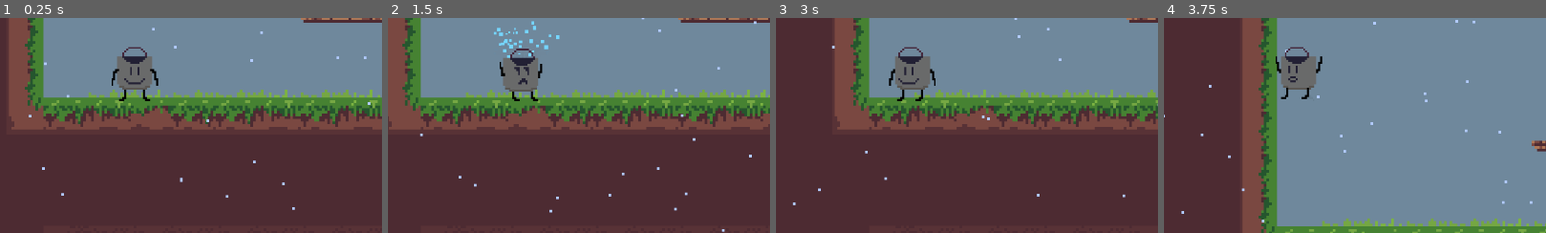
Above: before the commit, frames 1-4 (left to right).
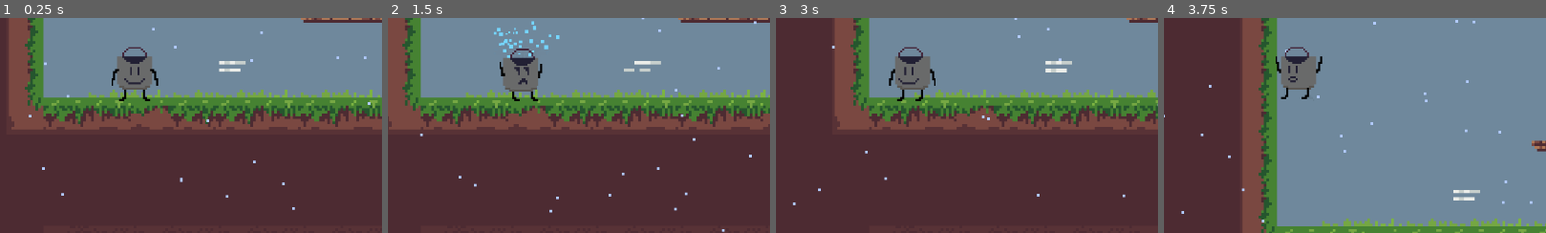
Above: after the commit, the same moments.

Repository: nsriv531/GWJ58
Game: Godot game, scene res://Scene/Level2.tscn
The game is run twice, just before and just after one commit, with the same random seed, the same clock (stepped at 60 frames per second) and the same inputs.
Inputs:
- Up to frame 1 (0.25 s): no input
- Up to frame 2 (1.5 s): hold D (right) from 0.53 s (still down); tap Space (dump) at 0.6, 1.35 s; tap W (jump) at 0.77 s
- Up to frame 3 (3 s): tap W (jump) at 1.52 s; release D (right) at 2.03 s; hold A (left) from 2.03 s (still down); tap Space (dump) at 2.1, 2.85 s
- Up to frame 4 (3.75 s): keep holding A (left); tap W (jump) at 3.02 s; tap Space (dump) at 3.6 s
The pictures show only the part of the screen within x 32-82%, y 50-100%; the shares and areas given below are measured in that part.

The runs differ from the first frame. In frame 1, 0.2% of the frame differs, in the area x 57-65%, y 20-25%; in frame 2, 0.2%; in frame 3, 0.2%, in the area x 70-78%, y 20-26%; in frame 4, 0.2%.

Commit message:
wind is working

Diff:
--- a/Objects/NewPlayer.gd
+++ b/Objects/NewPlayer.gd
@@ -152,3 +152,10 @@
 		return true
 	else:
 		return false
+
+
+func _on_wind_push_player_back(speed) -> void:
+	velocity.x = speed
+	state = IDLE
+	move_and_slide()
+	pass # Replace with function body.
--- a/Scene/Level2.tscn
+++ b/Scene/Level2.tscn
@@ -8,7 +8,8 @@
 [ext_resource type="PackedScene" uid="uid://d4i030m5ayshh" path="res://Art/clouds/sky.tscn" id="5_d1jiq"]
 [ext_resource type="PackedScene" uid="uid://cjbbeejbhv17c" path="res://Objects/Shrine.tscn" id="7_l05ov"]
 [ext_resource type="PackedScene" uid="uid://b7xy5rq50tww7" path="res://Objects/Snake.tscn" id="8_idc4f"]
-[ext_resource type="PackedScene" path="res://Scene/Spring.tscn" id="9_putwc"]
+[ext_resource type="PackedScene" uid="uid://h4wtj1ukqxig" path="res://Scene/Spring.tscn" id="9_putwc"]
+[ext_resource type="PackedScene" uid="uid://cio8icrsxqxnq" path="res://Scene/Wind.tscn" id="10_ybupw"]
 
 [sub_resource type="ParticleProcessMaterial" id="ParticleProcessMaterial_j3ubl"]
 emission_shape = 3
@@ -107,4 +108,9 @@
 position = Vector2(1099, 1155)
 JUMP_HEIGHT = -1350
 
+[node name="Wind" parent="." instance=ExtResource("10_ybupw")]
+position = Vector2(-68, 396)
+PUSHBACK_VELOCITY = -2000.0
+
 [connection signal="Spring_Jump_velcity" from="Spring2" to="Player" method="_on_spring_spring_jump_velcity"]
+[connection signal="push_player_back" from="Wind" to="Player" method="_on_wind_push_player_back"]
--- a/Scene/Wind.gd
+++ b/Scene/Wind.gd
@@ -1,8 +1,8 @@
 extends Area2D
 
-@export var PUSHBACK_VELOCITY: float = 20.0
+@export var PUSHBACK_VELOCITY = 20.0
 #
-signal push_player_back(velocity)
+signal push_player_back(speed)
 
 func _ready() -> void:
 	$AnimatedSprite2D.play("default")
@@ -16,3 +16,8 @@
 func _on_timer_timeout() -> void:
 	push_player_back.emit(PUSHBACK_VELOCITY)
 	pass # Replace with function body.
+
+
+func _on_body_exited(body: Node2D) -> void:
+	$Timer.stop()
+	pass # Replace with function body.
--- a/Scene/Wind.tscn
+++ b/Scene/Wind.tscn
@@ -77,6 +77,8 @@
 shape = SubResource("RectangleShape2D_sth1c")
 
 [node name="Timer" type="Timer" parent="."]
+wait_time = 0.3
 
 [connection signal="body_entered" from="." to="." method="_on_body_entered"]
+[connection signal="body_exited" from="." to="." method="_on_body_exited"]
 [connection signal="timeout" from="Timer" to="." method="_on_timer_timeout"]
Not shown: 1 places in Scene/Level2.tscn that only renumber resources
Not shown: 1 places in Scene/Wind.tscn that only renumber resources
